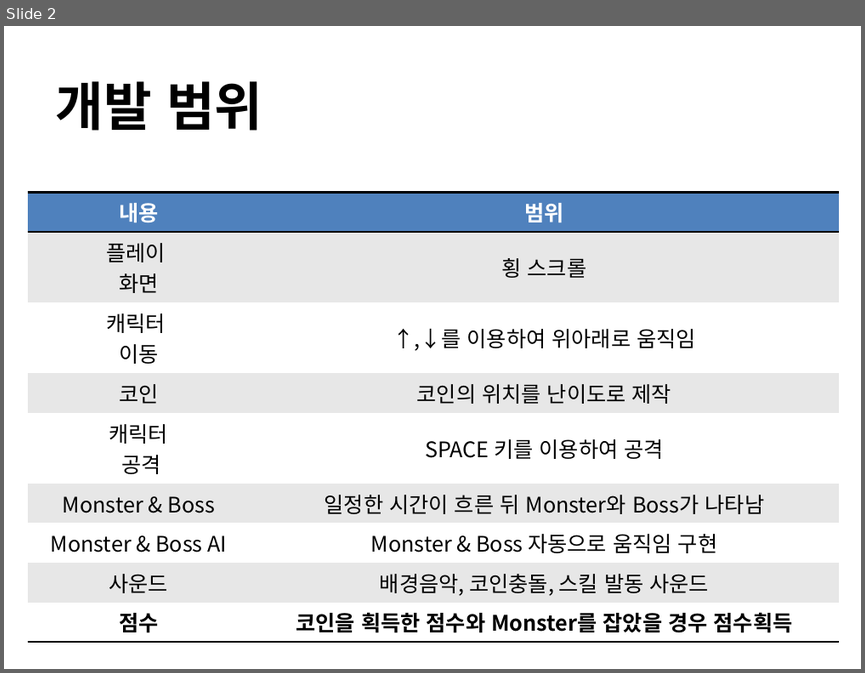
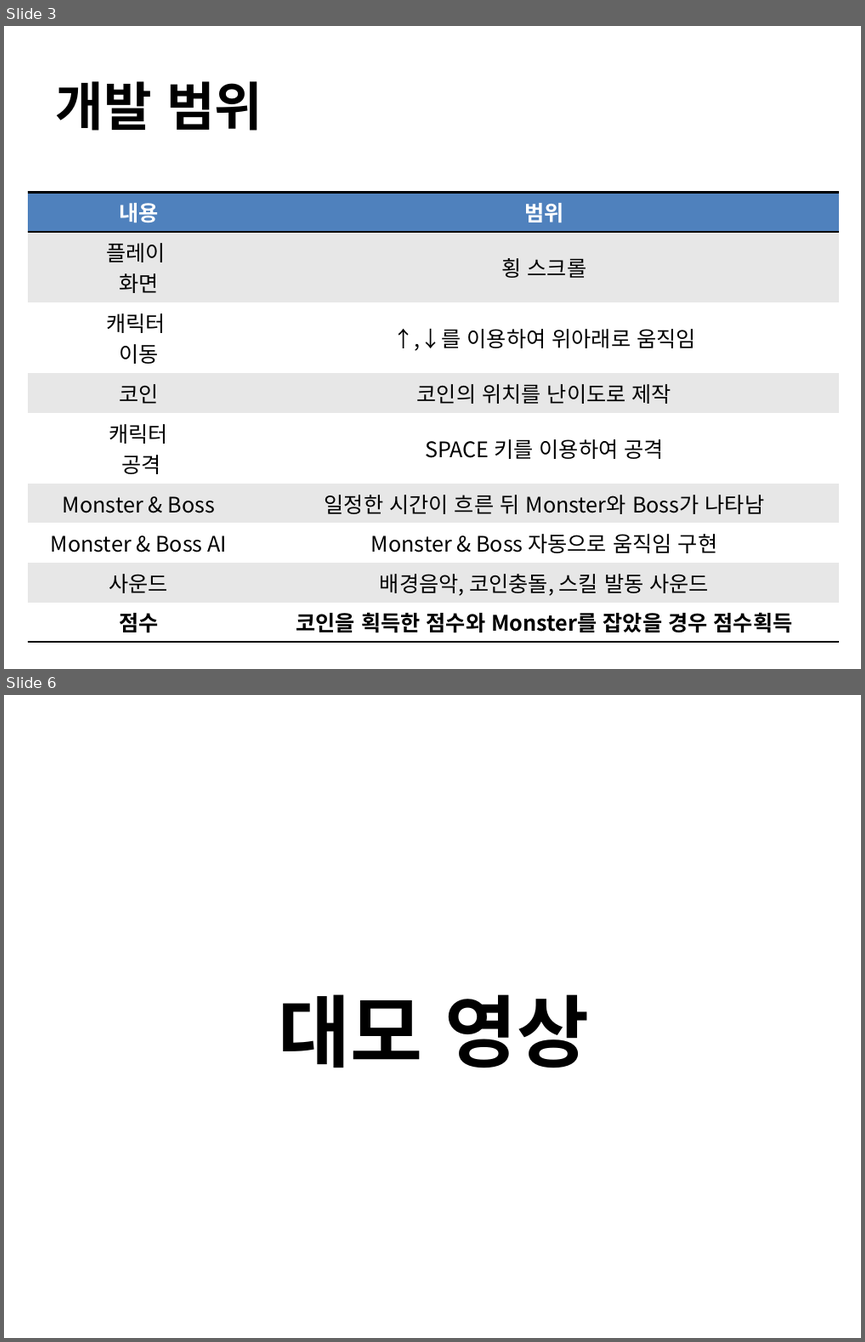
Before and after one commit to hwawonhan/2dgp, a slide deck: ppt/project_2.pptx. Shown one above the other, each under a label of ours: slide 2 before the commit, slides 3 and 6 after it; the slides between them are not shown. The pictures are 865x673 and 865x1342 pixels, drawn with LibreOffice and Linux fonts; fonts in the diff are those of the drawing; background and template pictures are left out. Boxes give left, top, right and bottom in pixels: in the first picture for what was removed or moved away, otherwise in the second. Text is boxed around its words. In the diff, an @@ line names an element or a change of style, - is before the commit and + after.

```diff
--- a/ppt/project_2.pptx
+++ b/ppt/project_2.pptx
@@ slide 6 added at box(4, 695, 861, 1338), background picture (left out) @@
@@ title added at box(278, 994, 589, 1068), 66 pt, text #000000, bold @@
+대모 영상
@@ what was slide 2 is now slide 3 @@
```
Also in this commit, not shown: 2 slides changed, 1 other slide added, 1 slide removed, 52 other files.
